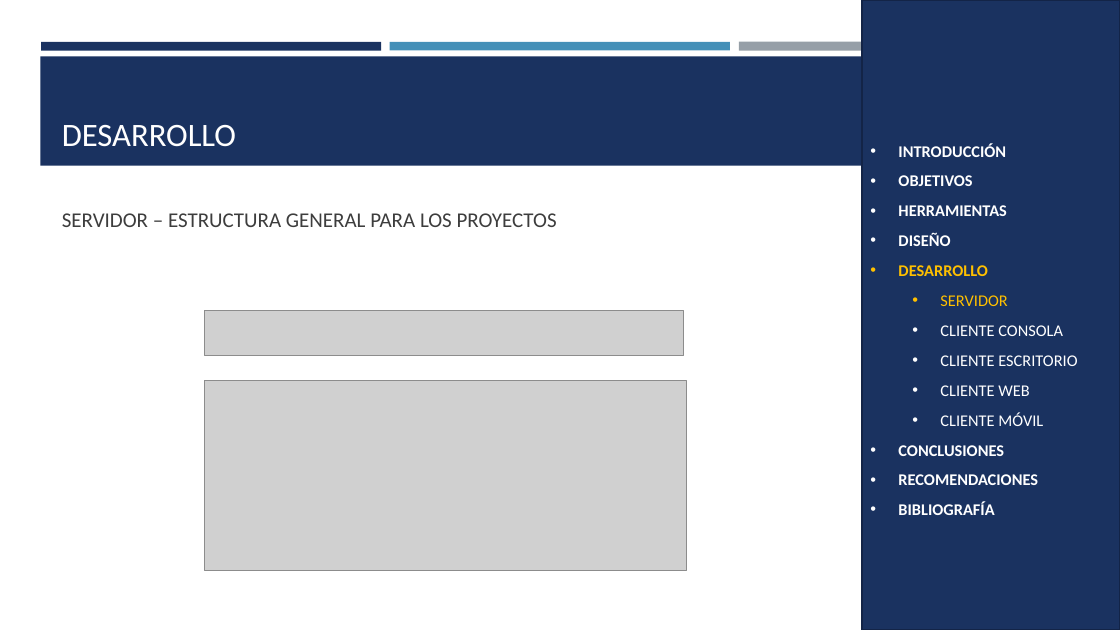
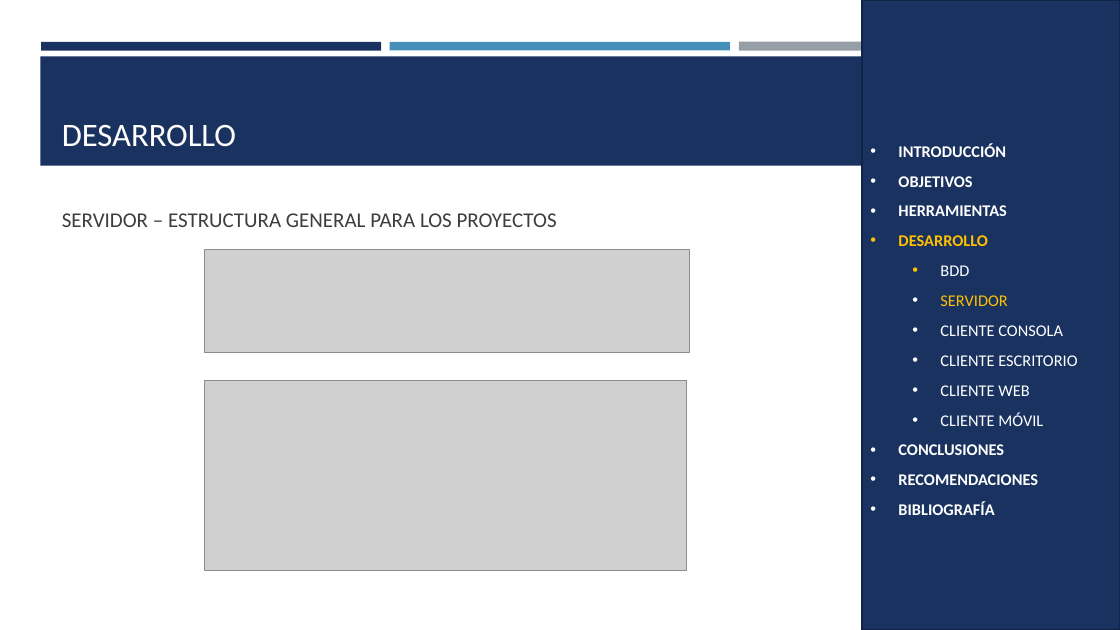
Before and after one commit to SDDrouet/Viajecito_Java_Restful, a slide deck: slide 9 of 04. DOCUMENTACIÓN/VIAJECITO_REST_JAVA_PRESENTACIÓN_GR03.pptx. Drawn at 1120x630 pixels with LibreOffice and Linux fonts; fonts in the diff are those of the drawing; grey boxes stand for pictures. Boxes give left, top, right and bottom in pixels: in the first picture for what was removed or moved away, otherwise in the second. Text is boxed around its words. In the diff, an @@ line names an element or a change of style, - is before the commit and + after.

```diff
--- a/04. DOCUMENTACIÓN/VIAJECITO_REST_JAVA_PRESENTACIÓN_GR03.pptx
+++ b/04. DOCUMENTACIÓN/VIAJECITO_REST_JAVA_PRESENTACIÓN_GR03.pptx
@@ rectangle "INTRODUCCIÓN" at box(862, 0, 1120, 630): outline #132547 1.75 pt to #122446 1.75 pt @@
@@ text in rectangle at box(898, 233, 950, 246): paragraph removed @@
-• DISEÑO
@@ picture added at box(205, 250, 690, 353) @@
@@ text in rectangle at box(940, 265, 969, 276): paragraph added @@
+  • BDD
@@ picture removed at box(205, 310, 684, 355) @@
```
Also in this commit, not shown: 38 other slides changed, 8 slides added, 18 other files.
